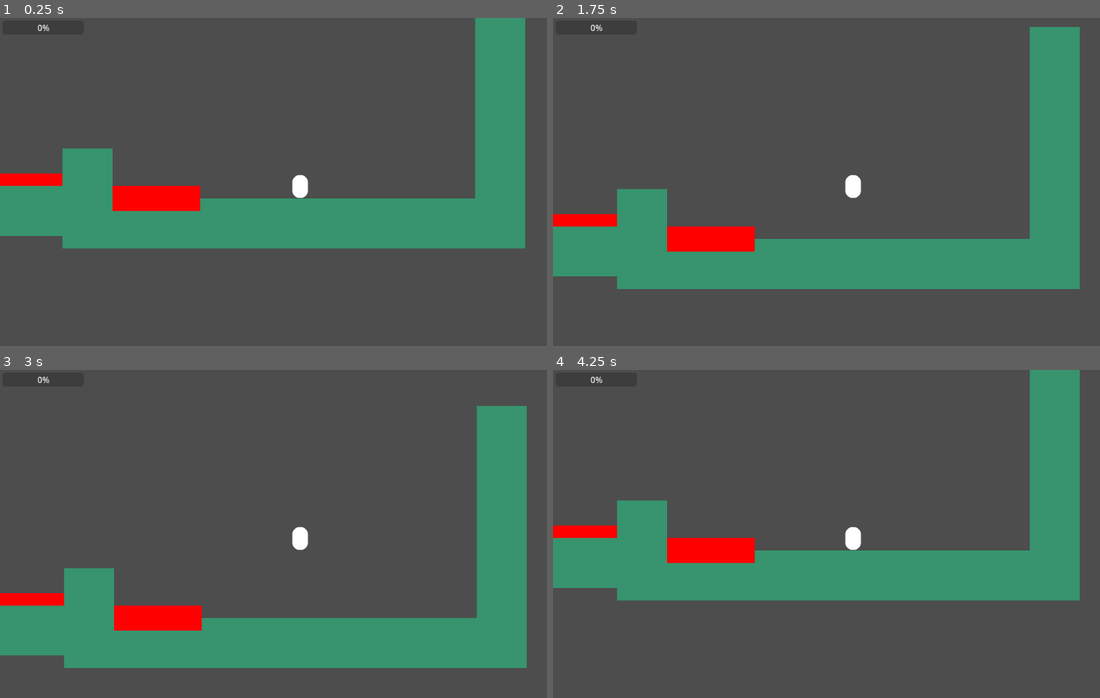
Above: before the commit, frames 1-4 (two rows, left to right).
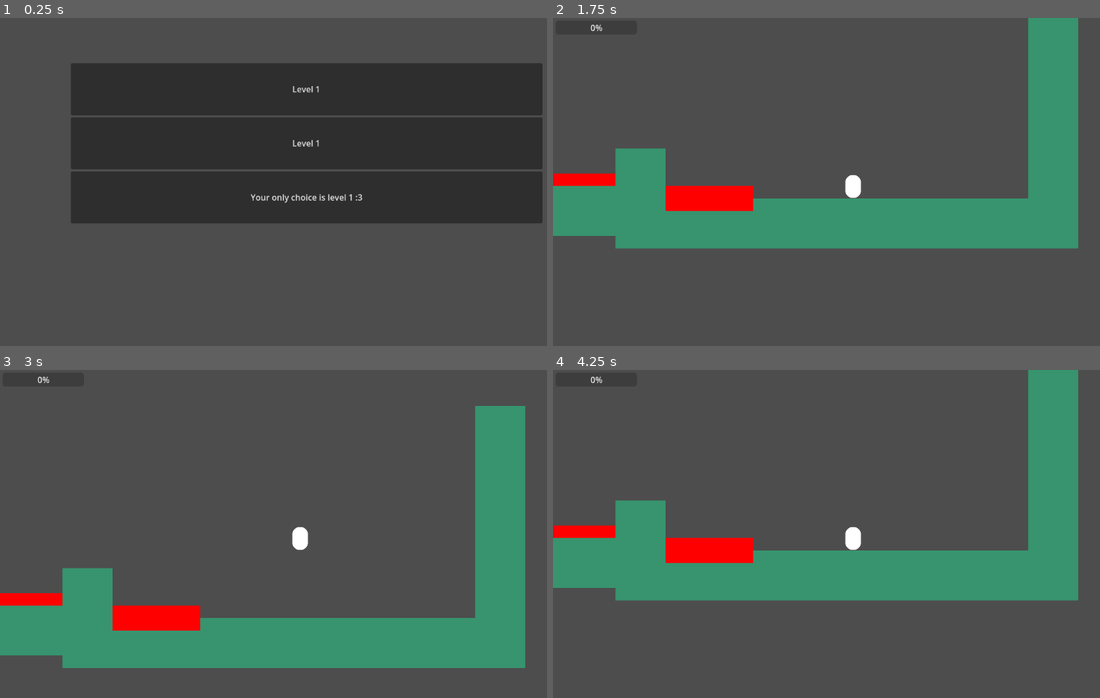
Above: after the commit, the same moments.

Repository: geekazodium/balance-prototype
Game: Godot game, scene res://scenes/level_select.tscn
Two runs of this game, one before a commit and one after it. Both use one fixed random seed, a clock stepped at 60 frames per second and the inputs below. Before the commit the project starts from res://scenes/game_scene.tscn. The engine's default icon, where the game draws it, is replaced by a stand-in: a white triangle on a blue panel in a dark square.
Inputs (mouse positions are in pixels of both pictures, inside the frame that each line leads up to):
- Up to frame 1 (0.25 s): no input
- Up to frame 2 (1.75 s): click (859, 90) at 0.5 s, where only the run after the commit has a clickable "Level 1"; move the mouse to (985, 168) at 1.27 s
- Up to frame 3 (3 s): tap Enter at 2 s; move the mouse to (180, 556) at 2.02 s; tap Space at 2.75 s; move the mouse to (361, 465) at 2.77 s
- Up to frame 4 (4.25 s): move the mouse to (821, 606) at 3.52 s

The runs differ from the first frame. In frame 1, 51% of the frame differs, in the area x 0-100%, y 0-71%; in frame 2, 25%; in frame 3, 0.6%; in frame 4, 0.6%.

Commit message:
feature: level select menu

Diff:
--- a/project.godot
+++ b/project.godot
@@ -11,7 +11,7 @@
 [application]
 
 config/name="balance-prototype"
-run/main_scene="uid://cu738dbcd0f5b"
+run/main_scene="uid://cdtw68smce8m2"
 config/features=PackedStringArray("4.4", "GL Compatibility")
 
 [autoload]
--- /dev/null
+++ b/scenes/level_select.tscn
@@ -0,0 +1,41 @@
+[gd_scene load_steps=3 format=3 uid="uid://cdtw68smce8m2"]
+
+[ext_resource type="PackedScene" uid="uid://carxnoridwfxh" path="res://scenes/ui/go_to_level_button.tscn" id="1_p0wlc"]
+[ext_resource type="PackedScene" uid="uid://cu738dbcd0f5b" path="res://scenes/game_scene.tscn" id="2_2epne"]
+
+[node name="LevelSelect" type="Node2D"]
+
+[node name="Control" type="CanvasLayer" parent="."]
+
+[node name="ScrollContainer" type="ScrollContainer" parent="Control"]
+anchors_preset = 15
+anchor_right = 1.0
+anchor_bottom = 1.0
+offset_left = 136.0
+offset_top = 87.0
+offset_right = -111.0
+offset_bottom = -52.0
+grow_horizontal = 2
+grow_vertical = 2
+size_flags_horizontal = 4
+size_flags_vertical = 4
+
+[node name="VBoxContainer" type="VBoxContainer" parent="Control/ScrollContainer"]
+layout_mode = 2
+size_flags_horizontal = 3
+alignment = 1
+
+[node name="GoToLevelButton" parent="Control/ScrollContainer/VBoxContainer" instance=ExtResource("1_p0wlc")]
+layout_mode = 2
+text = "Level 1"
+level_scene = ExtResource("2_2epne")
+
+[node name="GoToLevelButton2" parent="Control/ScrollContainer/VBoxContainer" instance=ExtResource("1_p0wlc")]
+layout_mode = 2
+text = "Level 1"
+level_scene = ExtResource("2_2epne")
+
+[node name="GoToLevelButton3" parent="Control/ScrollContainer/VBoxContainer" instance=ExtResource("1_p0wlc")]
+layout_mode = 2
+text = "Your only choice is level 1 :3"
+level_scene = ExtResource("2_2epne")
--- /dev/null
+++ b/scenes/ui/go_to_level_button.tscn
@@ -0,0 +1,10 @@
+[gd_scene load_steps=2 format=3 uid="uid://carxnoridwfxh"]
+
+[ext_resource type="Script" uid="uid://fgcend1sxxx0" path="res://scripts/ui/go_to_level_button.gd" id="1_7byrw"]
+
+[node name="GoToLevelButton" type="Button"]
+custom_minimum_size = Vector2(0, 100)
+text = "heck"
+script = ExtResource("1_7byrw")
+
+[connection signal="button_up" from="." to="." method="_on_button_up"]
--- /dev/null
+++ b/scripts/ui/go_to_level_button.gd
@@ -0,0 +1,6 @@
+extends Button
+
+@export var level_scene: PackedScene;
+
+func _on_button_up() -> void:
+	self.get_tree().change_scene_to_packed(self.level_scene);
Not shown, added: scripts/ui/go_to_level_button.gd.uid
